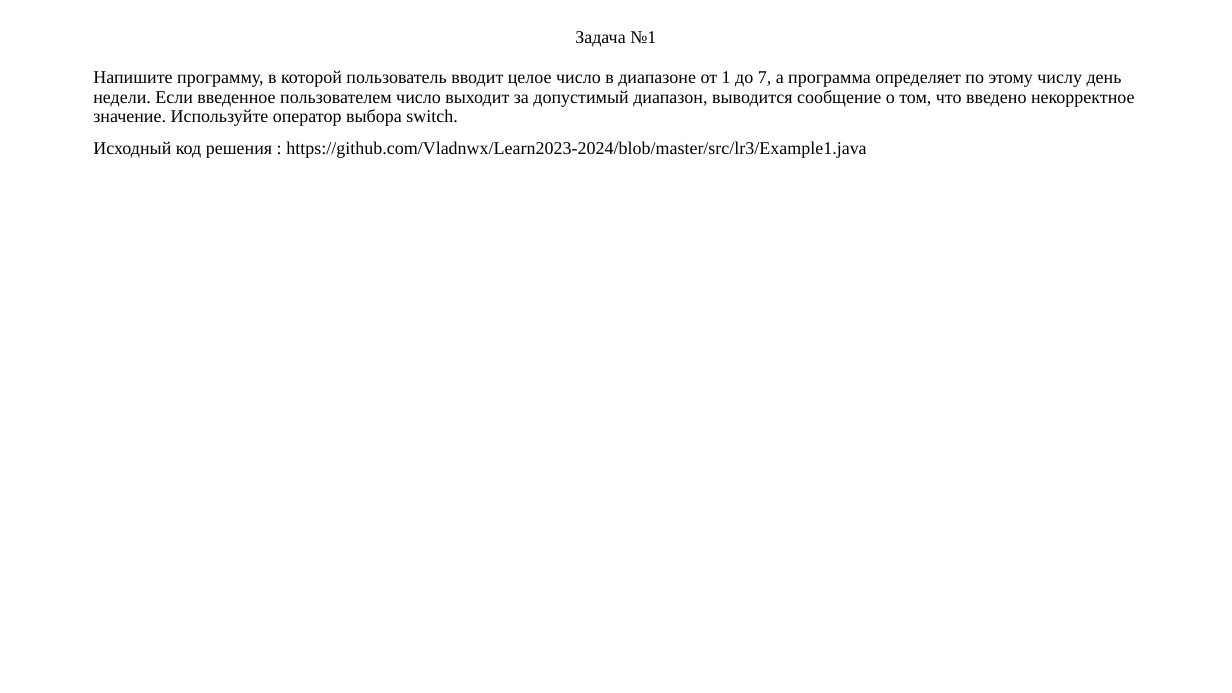
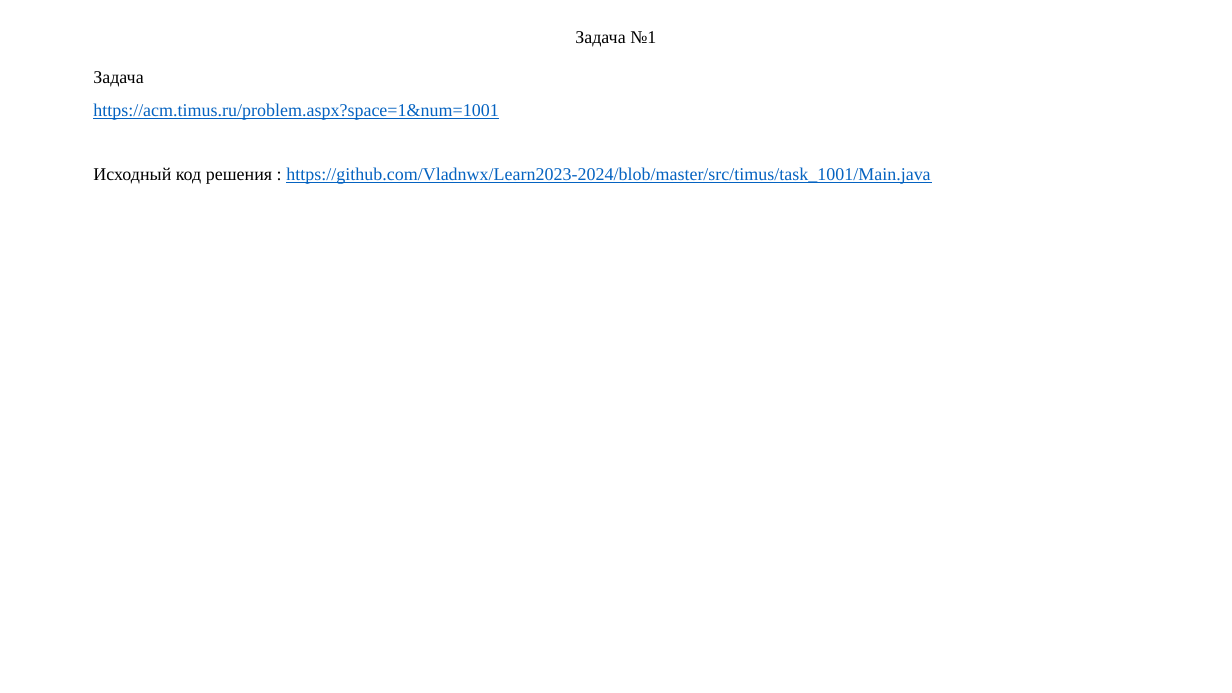
Before and after one commit to Vladnwx/Learn2023-2024, a slide deck: slide 3 of src/timus/РИЗ-130916у Савельев В.Н. Отчет о выполнении задачи с сайта timus.pptx. Drawn at 1232x693 pixels with LibreOffice and Linux fonts; fonts in the diff are those of the drawing. Boxes give left, top, right and bottom in pixels: in the first picture for what was removed or moved away, otherwise in the second. Text is boxed around its words. In the diff, an @@ line names an element or a change of style, - is before the commit and + after.

Commit message:
Отчет по задачам timus

```diff
--- a/src/timus/РИЗ-130916у Савельев В.Н. Отчет о выполнении задачи с сайта timus.pptx
+++ b/src/timus/РИЗ-130916у Савельев В.Н. Отчет о выполнении задачи с сайта timus.pptx
@@ text at (x1=93, y1=71, x2=930, y2=184): text changed; text colour #000000 to #0563C1 @@
-Напишите программу, в которой пользователь вводит целое число в диапазоне от 1 до 7, а программа определяет по этому числу день недели. Если введенное пользователем число выходит за допустимый диапазон, выводится сообщение о том, что введено некорректное значение. Используйте оператор выбора switch.
-Исходный код решения : https://github.com/Vladnwx/Learn2023-2024/blob/master/src/lr3/Example1.java
+Задача
+https://acm.timus.ru/problem.aspx?space=1&num=1001
+Исходный код решения : https://github.com/Vladnwx/Learn2023-2024/blob/master/src/timus/task_1001/Main.java
```
Also in this commit, not shown: 2 other slides changed, 19 slides added, 10 slides removed.
